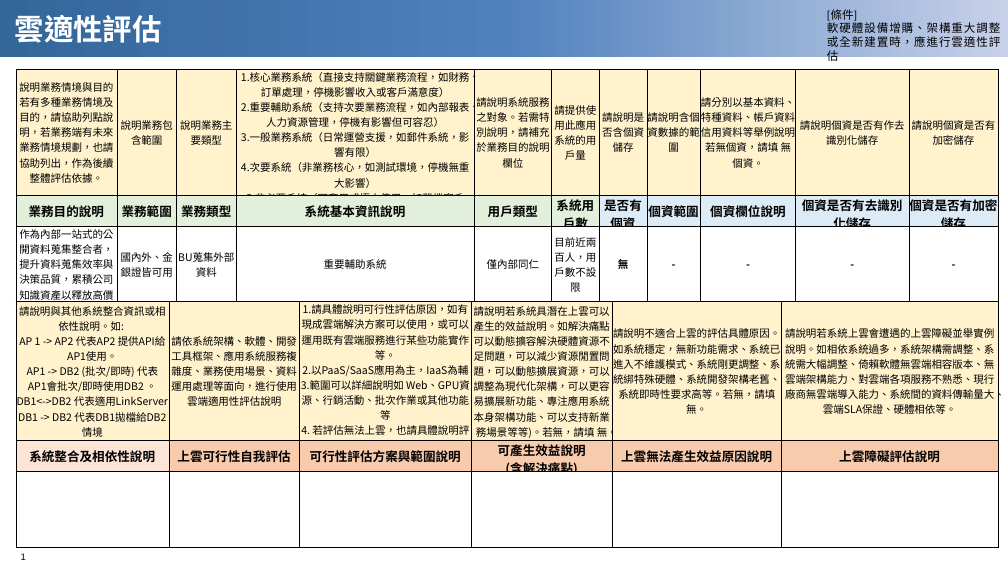
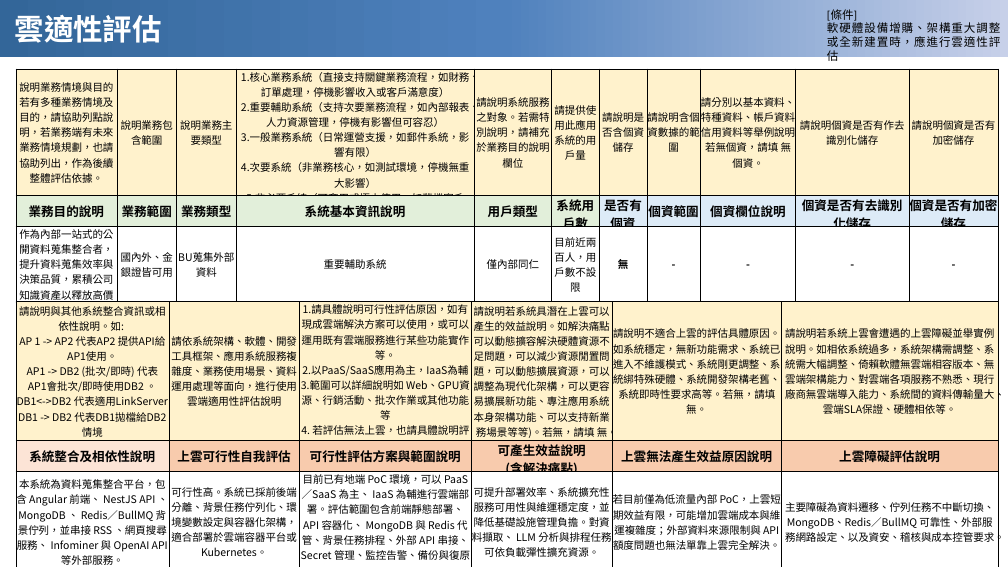
Before and after one commit to chunkai1312/temp, a slide deck: slide 1 of 永豐銀行-AP架構審議雲適性評估_v1.0.pptx. Drawn at 1008x567 pixels with LibreOffice and Linux fonts; fonts in the diff are those of the drawing; background and template pictures are left out. Boxes give left, top, right and bottom in pixels: in the first picture for what was removed or moved away, otherwise in the second. Text is boxed around its words. In the diff, an @@ line names an element or a change of style, - is before the commit and + after.

Commit message:
chore: add

```diff
--- a/永豐銀行-AP架構審議雲適性評估_v1.0.pptx
+++ b/永豐銀行-AP架構審議雲適性評估_v1.0.pptx
@@ table at <box>16,302,999,567</box> @@
-row 3:  |  |  |  |  | 
+row 3: 本系統為資料蒐集整合平台，包含 Angular 前端、 NestJS API 、 MongoDB 、 Redis／BullMQ 背景佇列，並串接 RSS 、網頁搜尋服務、 Infominer 與 OpenAI API 等外部服務。 | 可行性高。系統已採前後端分離、背景任務佇列化、環境變數設定與容器化架構，適合部署於雲端容器平台或 Kubernetes。 | 目前已有地端 PoC 環境，可以 PaaS／SaaS 為主、 IaaS 為輔進行雲端部署。評估範圍包含前端靜態部署、 API 容器化、 MongoDB 與 Redis 代管、背景任務排程、外部 API 串接、 Secret 管理、監控告警、備份與復原。 | 可提升部署效率、系統擴充性、服務可用性與維運穩定度，並降低基礎設施管理負擔。對資料擷取、 LLM 分析與排程任務，可依負載彈性擴充資源。 | 若目前僅為低流量內部 PoC，上雲短期效益有限，可能增加雲端成本與維運複雜度；外部資料來源限制與 API 額度問題也無法單靠上雲完全解決。 | 主要障礙為資料遷移、佇列任務不中斷切換、MongoDB、Redis／BullMQ 可靠性、外部服務網路設定、以及資安、稽核與成本控管要求。
```
